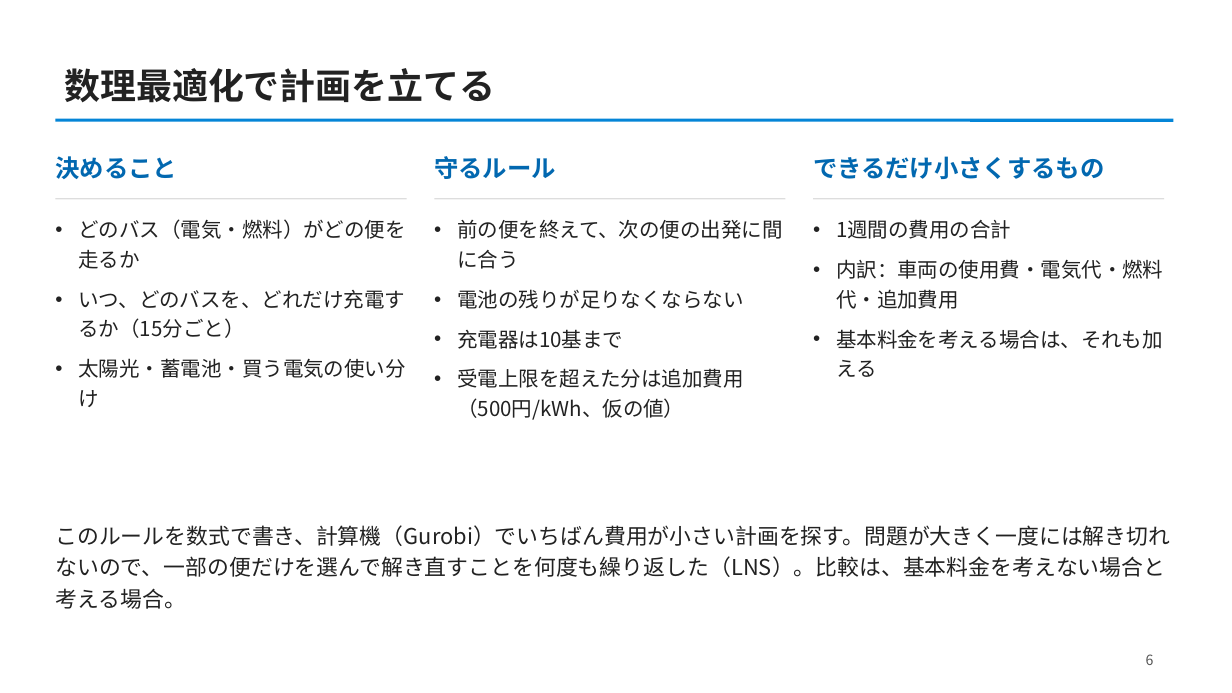
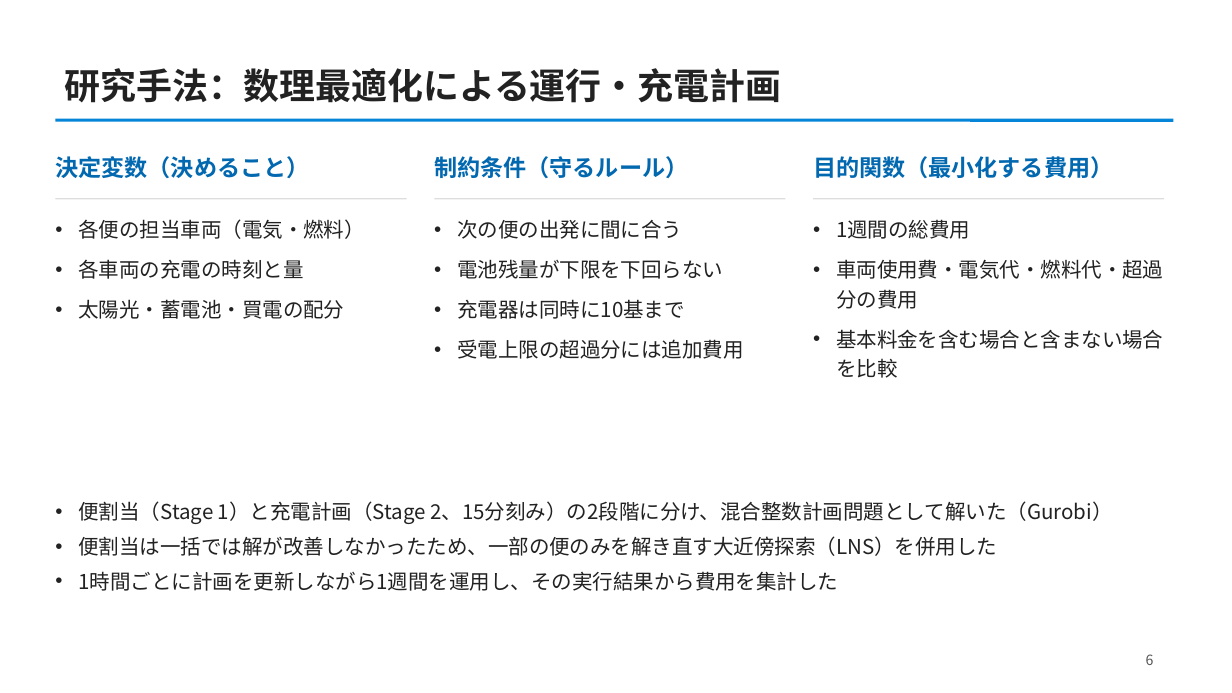
Before and after one commit to CYLIU2003/master-course, a slide deck: slide 6 of outcome/2026-10-22_lab_progress/lab_progress_20261022.pptx. Drawn at 1232x693 pixels with LibreOffice and Linux fonts; fonts in the diff are those of the drawing. Boxes give left, top, right and bottom in pixels: in the first picture for what was removed or moved away, otherwise in the second. Text is boxed around its words. In the diff, an @@ line names an element or a change of style, - is before the commit and + after.

```diff
--- a/outcome/2026-10-22_lab_progress/lab_progress_20261022.pptx
+++ b/outcome/2026-10-22_lab_progress/lab_progress_20261022.pptx
@@ title at (65, 68, 782, 103): text changed @@
-数理最適化で計画を立てる
+研究手法：数理最適化による運行・充電計画
@@ text at (55, 156, 309, 178): text changed; size 19 to 18 pt @@
-決めること
+決定変数（決めること）
@@ text at (434, 156, 688, 178): text changed; size 19 to 18 pt @@
-守るルール
+制約条件（守るルール）
@@ text at (813, 156, 1113, 178): text changed; size 19 to 18 pt @@
-できるだけ小さくするもの
+目的関数（最小化する費用）
@@ text at (79, 219, 365, 319): text changed @@
-• どのバス（電気・燃料）がどの便を走るか
-• いつ、どのバスを、どれだけ充電するか（15分ごと）
-• 太陽光・蓄電池・買う電気の使い分け
+• 各便の担当車両（電気・燃料）
+• 各車両の充電の時刻と量
+• 太陽光・蓄電池・買電の配分
@@ text at (457, 219, 743, 359): text changed @@
-• 前の便を終えて、次の便の出発に間に合う
-• 電池の残りが足りなくならない
-• 充電器は10基まで
-• 受電上限を超えた分は追加費用（500円/kWh、仮の値）
+• 次の便の出発に間に合う
+• 電池残量が下限を下回らない
+• 充電器は同時に10基まで
+• 受電上限の超過分には追加費用
@@ text at (836, 219, 1163, 378): text changed @@
-• 1週間の費用の合計
-• 内訳：車両の使用費・電気代・燃料代・追加費用
-• 基本料金を考える場合は、それも加える
+• 1週間の総費用
+• 車両使用費・電気代・燃料代・超過分の費用
+• 基本料金を含む場合と含まない場合を比較
@@ text at (79, 501, 1112, 591): text changed; size 17 to 16 pt @@
-このルールを数式で書き、計算機（Gurobi）でいちばん費用が小さい計画を探す。問題が大きく一度には解き切れないので、一部の便だけを選んで解き直すことを何度も繰り返した（LNS）。比較は、基本料金を考えない場合と考える場合。
+• 便割当（Stage 1）と充電計画（Stage 2、15分刻み）の2段階に分け、混合整数計画問題として解いた（Gurobi）
+• 便割当は一括では解が改善しなかったため、一部の便のみを解き直す大近傍探索（LNS）を併用した
+• 1時間ごとに計画を更新しながら1週間を運用し、その実行結果から費用を集計した
```
Also in this commit, not shown: 8 other slides changed, 2 slides added, 1 slide removed, 1 other file.
